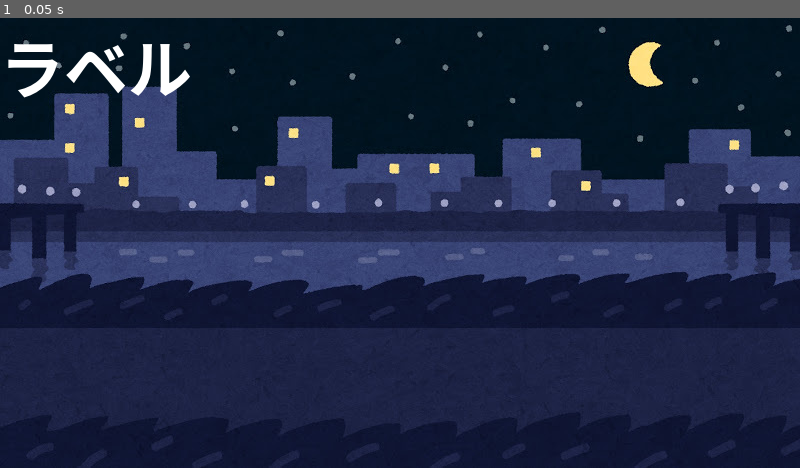
Above: before the commit, frame 1.
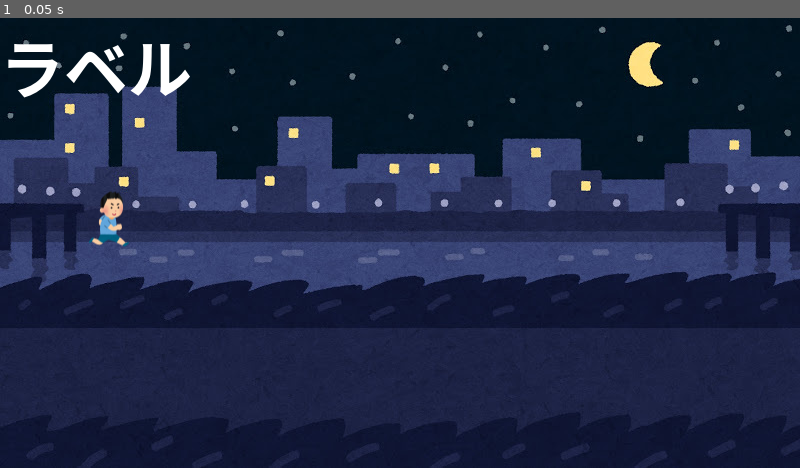
Above: after the commit, the same moment.

Repository: 22093/team4
Game: Godot game, scene res://my_world.tscn
Two runs of this game, one before a commit and one after it. Both use one fixed random seed, a clock stepped at 60 frames per second and the inputs below. The project has no main scene, so this scene is started directly.
Inputs:
- Up to frame 1 (0.05 s): no input

The runs differ from the first frame. In frame 1, 0.3% of the frame differs, in the area x 11-17%, y 38-51%.

Commit message:
Aがキャラ追加

Diff:
--- a/game4/godot-template-v2/my_world.tscn
+++ b/game4/godot-template-v2/my_world.tscn
@@ -3,9 +3,13 @@
 [ext_resource type="PackedScene" uid="uid://6o7fxp26ru0v" path="res://world.tscn" id="1_cery3"]
 [ext_resource type="Script" uid="uid://wtcnsqp8n6dp" path="res://my_world.gd" id="2_1u75a"]
 [ext_resource type="Texture2D" uid="uid://cu8r7k323oo07" path="res://img/MyWorld.jpg" id="3_asled"]
+[ext_resource type="PackedScene" uid="uid://dsssqrgvilwu3" path="res://taro.tscn" id="4_1u75a"]
 
 [node name="MyWorld" unique_id=1137961271 instance=ExtResource("1_cery3")]
 script = ExtResource("2_1u75a")
 
 [node name="Sprite2D" parent="." index="0" unique_id=1597890546]
 texture = ExtResource("3_asled")
+
+[node name="Taro" parent="." index="2" unique_id=1239789849 instance=ExtResource("4_1u75a")]
+position = Vector2(108, 201)
--- a/game4/godot-template-v2/project.godot
+++ b/game4/godot-template-v2/project.godot
@@ -10,7 +10,7 @@
 
 [application]
 
-config/name="godot_template-v2"
+config/name="team4"
 config/features=PackedStringArray("4.7", "Forward Plus")
 
 [display]
--- /dev/null
+++ b/game4/godot-template-v2/taro.gd
@@ -0,0 +1,11 @@
+extends Actor
+
+
+# Called when the node enters the scene tree for the first time.
+func _ready() -> void:
+	pass # Replace with function body.
+
+
+# Called every frame. 'delta' is the elapsed time since the previous frame.
+func _process(delta: float) -> void:
+	pass
--- /dev/null
+++ b/game4/godot-template-v2/taro.tscn
@@ -0,0 +1,18 @@
+[gd_scene format=3 uid="uid://dsssqrgvilwu3"]
+
+[ext_resource type="PackedScene" uid="uid://bpyevpyu03sxt" path="res://actor.tscn" id="1_b0wuf"]
+[ext_resource type="Script" uid="uid://ce3pbe07pb315" path="res://taro.gd" id="2_13paa"]
+[ext_resource type="Texture2D" uid="uid://8h5l1d6kxh4j" path="res://img/TARO.png" id="2_a0jkj"]
+
+[sub_resource type="CapsuleShape2D" id="CapsuleShape2D_h3h2u"]
+radius = 15.0
+height = 56.0
+
+[node name="Taro" unique_id=1239789849 instance=ExtResource("1_b0wuf")]
+script = ExtResource("2_13paa")
+
+[node name="Sprite2D" parent="." index="0" unique_id=712688549]
+texture = ExtResource("2_a0jkj")
+
+[node name="CollisionShape2D" parent="." index="1" unique_id=881902376]
+shape = SubResource("CapsuleShape2D_h3h2u")
Not shown, added: game4/godot-template-v2/taro.gd.uid
